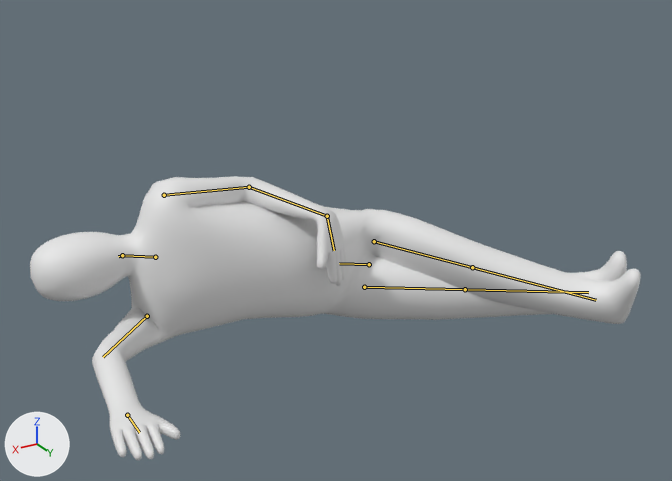
The FBX model Assets/Art/Models/05_Spaceship/Guard.fbx, before and after one commit.
Before and after are seen from a 50 mm camera at (1.34, 1.85, 1.188) aimed at (0.243, 0.021, 0.274). Every picture has the same lights, and +X, +Y and +Z are marked at lower left. Both versions are drawn at frame 93 of the action 'Scene'; the numbers are the values there. The bones that change are drawn over the model as lines.

Objects in the first picture: 'Guard'.
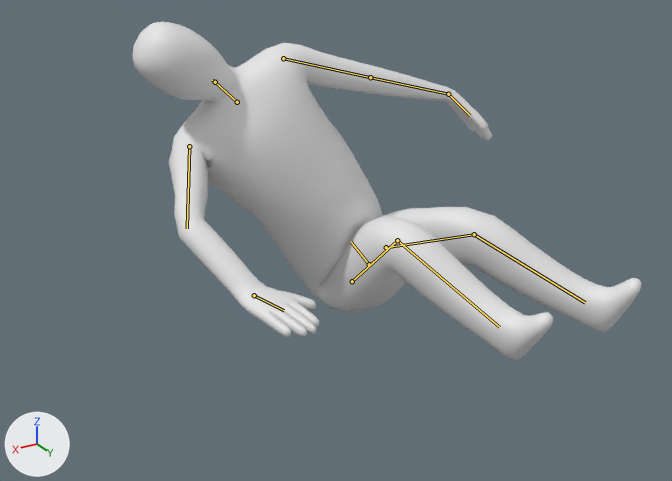
Changed parts and their boxes (x1, y1, x2, y2) in the pictures (672 x 481 px):
'Guard', posed (17% narrower, 19% taller)
    before: (30, 176, 641, 460)
    after: (133, 22, 641, 361)
bone 'Hip', root to tip
    before: (369, 264) to (339, 263)
    after: (369, 264) to (351, 242)
bone 'Neck', root to tip
    before: (155, 257) to (122, 255)
    after: (237, 102) to (215, 82)
bone 'Head', root to tip
    before: (122, 255) to (118, 256)
    after: (215, 82) to (212, 80)
bone 'Arm_L', root to tip
    before: (164, 195) to (249, 187)
    after: (283, 58) to (370, 77)
bone 'Wrist_L', root to tip
    before: (249, 187) to (327, 216)
    after: (370, 77) to (448, 94)
bone 'Hand_L', root to tip
    before: (327, 216) to (334, 250)
    after: (448, 94) to (470, 115)
bone 'Arm_R', root to tip
    before: (147, 316) to (103, 357)
    after: (189, 146) to (187, 228)
bone 'Hand_R', root to tip
    before: (127, 415) to (139, 432)
    after: (254, 295) to (284, 310)
bone 'Leg1_L', root to tip
    before: (374, 241) to (472, 267)
    after: (386, 247) to (474, 234)
bone 'Leg2_L', root to tip
    before: (472, 267) to (596, 300)
    after: (474, 234) to (585, 302)
bone 'Leg1_R', root to tip
    before: (364, 287) to (465, 289)
    after: (352, 281) to (397, 240)
bone 'Leg2_R', root to tip
    before: (465, 289) to (588, 292)
    after: (397, 240) to (499, 327)

What the commit changed:
Bone 'Hip' (bone_hip) turns from (77, -7, 2) to (35, -4, 6) degrees about its own x, y and z.
Bone 'Neck' (bone_neck) turns from (0, 0, 0) to (10, 0, -11) degrees about its own x, y and z.
Bone 'Head' (bone_head) turns from (16, 0, 0) to (12, 0, 0) degrees about its own x, y and z.
Bone 'Arm_L' (bone_arm_l) turns from (-86, 11, -3) to (-53, -6, -8) degrees about its own x, y and z.
Bone 'Wrist_L' (bone_wrist_l) turns from (-6, -3, -54) to (1, 0, 4) degrees about its own x, y and z.
Bone 'Hand_L' (bone_hand_l) turns from (-61, 0, 0) to (-28, 0, 0) degrees about its own x, y and z.
Bone 'Arm_R' (bone_arm_r) turns from (77, -51, 10) to (-26, -33, 66) degrees about its own x, y and z.
Bone 'Hand_R' (bone_hand_r) turns from (14, 0, 0) to (25, -24, -2) degrees about its own x, y and z.
Bone 'Leg1_L' (bone_leg1_l) turns from (-57, -39, 44) to (-95, -34, 16) degrees about its own x, y and z.
Bone 'Leg2_L' (bone_leg2_l) turns from (-4, 0, 0) to (44, 0, 0) degrees about its own x, y and z.
Bone 'Leg1_R' (bone_leg1_r) turns from (-60, -53, 40) to (-124, -19, 18) degrees about its own x, y and z.
Bone 'Leg2_R' (bone_leg2_r) turns from (-4, 0, 0) to (72, 0, 0) degrees about its own x, y and z.
